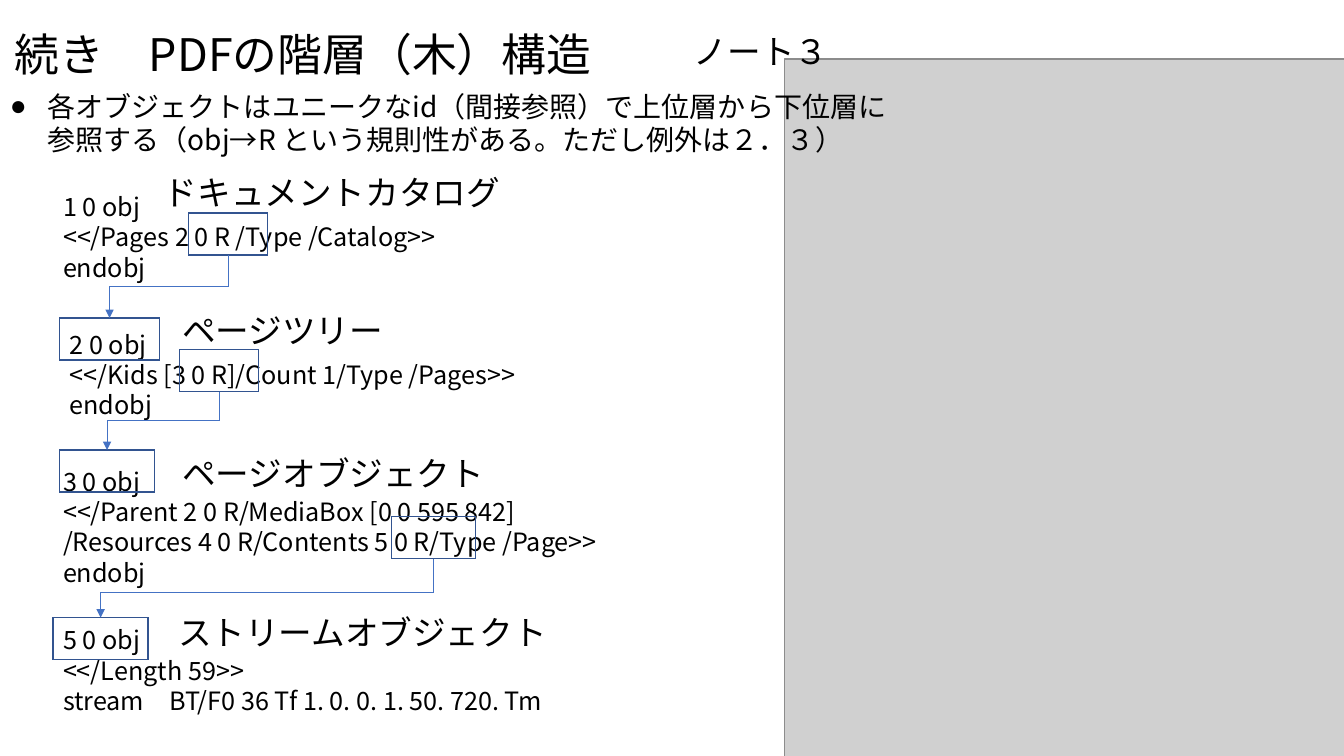
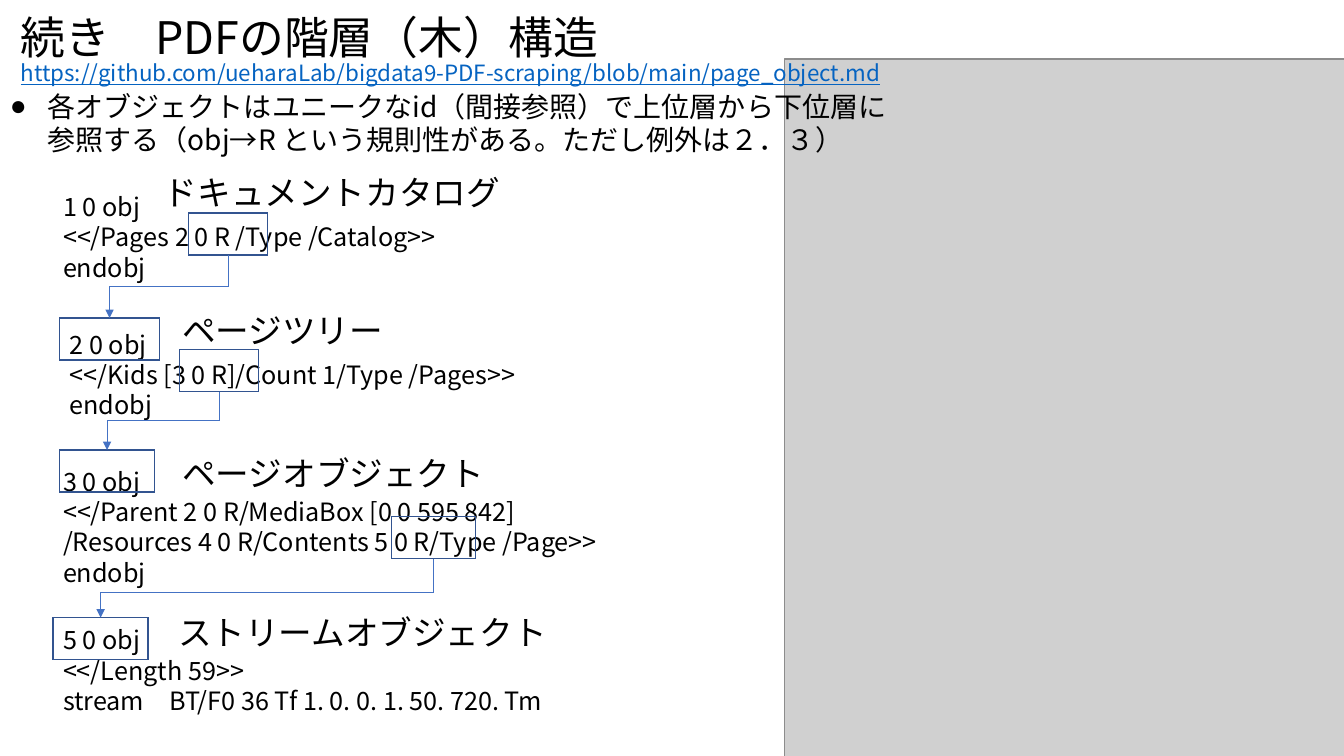
Before and after one commit to ueharaLab/bigdata9-PDF-scraping, a slide deck: slide 10 of bigdata9 PDF_scraping.pptx. Drawn at 1344x756 pixels with LibreOffice and Linux fonts; fonts in the diff are those of the drawing; grey boxes stand for pictures. Boxes give left, top, right and bottom in pixels: in the first picture for what was removed or moved away, otherwise in the second. Text is boxed around its words. In the diff, an @@ line names an element or a change of style, - is before the commit and + after.

```diff
--- a/bigdata9 PDF_scraping.pptx
+++ b/bigdata9 PDF_scraping.pptx
@@ text "続き PDFの階層（木）構造" rewrapped from <box>14,32,592,75</box> to <box>21,15,598,66</box> @@
@@ text added at <box>21,58,880,558</box>, 16 pt, text #0563C1, underline @@
+https://github.com/ueharaLab/bigdata9-PDF-scraping/blob/main/page_object.md
@@ text removed at <box>694,38,828,73</box> @@
-ノート３
```
Also in this commit, not shown: 7 other slides changed, 1 other file.
